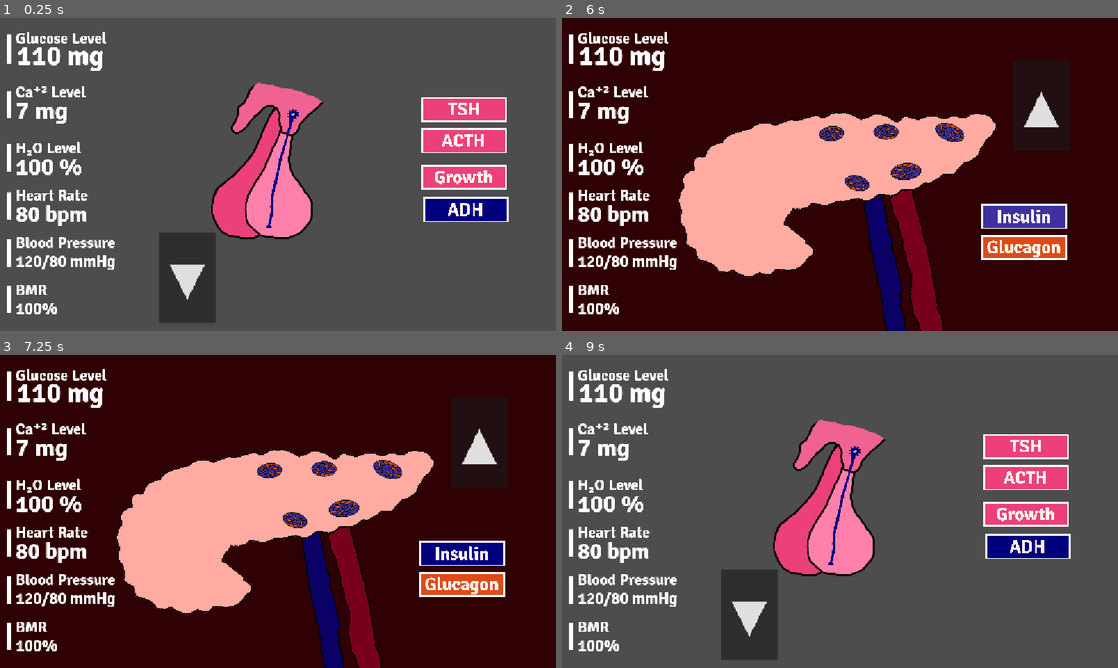
Above: before the commit, frames 1-4 (two rows, left to right).
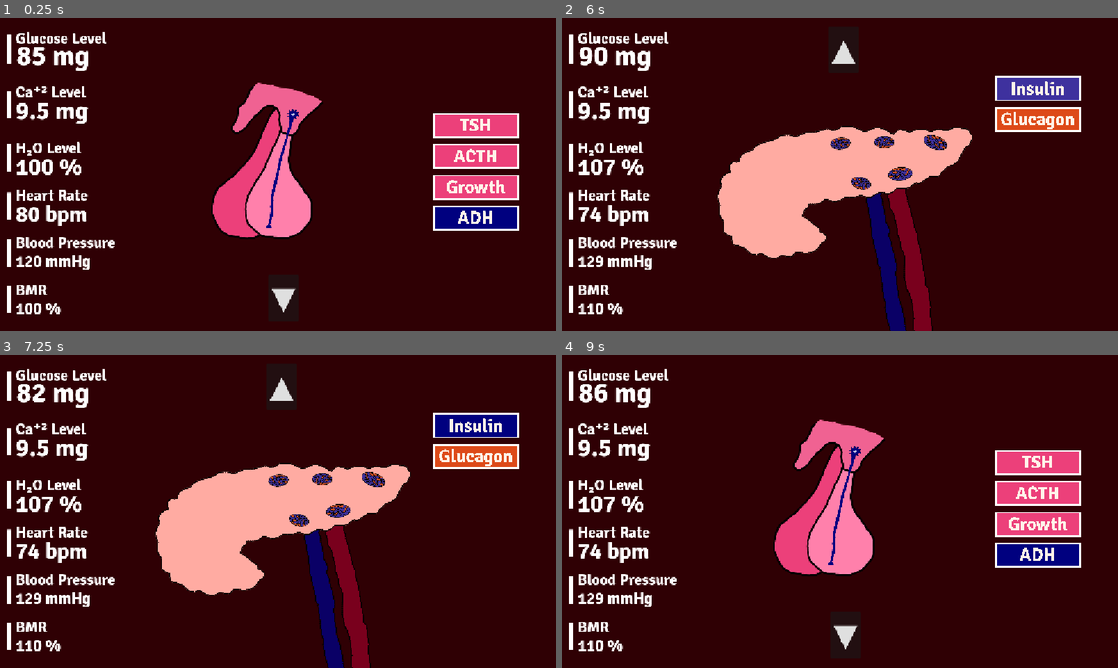
Above: after the commit, the same moments.

Repository: NileKnight1/hormonal-coordination
Game: Godot game, scene res://scenes/general.tscn
The game is run twice, just before and just after one commit, with the same random seed, the same clock (stepped at 60 frames per second) and the same inputs. This scene is started directly instead of the project's main scene.
Inputs (mouse positions are in pixels of both pictures, inside the frame that each line leads up to; where the layout moved, square brackets give the same spot in the first picture):
- Up to frame 1 (0.25 s): no input
- Up to frame 2 (6 s): click (1040, 127) [1023, 111] at 0.5 s; click (1040, 155) [1023, 143] at 1.25 s; click (1040, 187) [1023, 177] at 2 s; click (1040, 218) [1029, 212] at 2.75 s; click "▼" at 3.5 s; click (1040, 111) [1006, 161] at 4.25 s; click (1040, 140) [1006, 193] at 5 s; click "▼" at 5.75 s
- Up to frame 3 (7.25 s): click (478, 426) [461, 555] at 6.5 s
- Up to frame 4 (9 s): click (1040, 458) [1023, 586] at 7.25 s; click "▲" at 8 s; click "▲" at 8.75 s

The runs differ from the first frame. In frame 1, 90% of the frame differs, in the area x 0-100%, y 0-100%; in frame 2, 17%; in frame 3, 17%; in frame 4, 90%.

Commit message:
now buttons are funcitional, i put the base of values chagning

Diff:
--- a/scenes/general.tscn
+++ b/scenes/general.tscn
@@ -50,6 +50,9 @@
 [node name="Node2D" type="Node2D" unique_id=947484268]
 script = ExtResource("1_8jc6d")
 
+[node name="1s" type="Timer" parent="." unique_id=661510197]
+autostart = true
+
 [node name="pituitray" type="Node2D" parent="." unique_id=1770193675]
 
 [node name="Control" type="Control" parent="pituitray" unique_id=550679826]
@@ -58,54 +61,53 @@
 offset_right = 40.0
 offset_bottom = 40.0
 
+[node name="tsh" type="TextureButton" parent="pituitray/Control" unique_id=784328294]
+layout_mode = 0
+offset_left = 320.0
+offset_top = -128.0
+offset_right = 2114.0
+offset_bottom = 437.0
+scale = Vector2(0.1, 0.1)
+texture_normal = ExtResource("13_ra22a")
+texture_pressed = ExtResource("14_a5yvw")
+texture_hover = ExtResource("15_xuum8")
+texture_disabled = ExtResource("16_gcdas")
+
+[node name="acth" type="TextureButton" parent="pituitray/Control" unique_id=661666822]
+layout_mode = 0
+offset_left = 320.0
+offset_top = -63.999996
+offset_right = 2114.0
+offset_bottom = 501.0
+scale = Vector2(0.1, 0.1)
+texture_normal = ExtResource("5_e4sje")
+texture_pressed = ExtResource("6_oxm3m")
+texture_hover = ExtResource("7_kp4ts")
+texture_disabled = ExtResource("8_3bdoe")
+
 [node name="gh" type="TextureButton" parent="pituitray/Control" unique_id=2052726292]
 layout_mode = 0
-offset_left = 295.0
-offset_top = -19.999996
-offset_right = 2089.0
-offset_bottom = 545.0
+offset_left = 320.0
+offset_right = 2114.0
+offset_bottom = 565.0
 scale = Vector2(0.1, 0.1)
 texture_normal = ExtResource("1_me28r")
 texture_pressed = ExtResource("2_tvxeb")
 texture_hover = ExtResource("3_tvt1q")
 texture_disabled = ExtResource("4_2fsnt")
 
-[node name="acth" type="TextureButton" parent="pituitray/Control" unique_id=661666822]
-layout_mode = 0
-offset_left = 295.0
-offset_top = -96.0
-offset_right = 577.0
-offset_bottom = 56.0
-scale = Vector2(0.1, 0.1)
-texture_normal = ExtResource("5_e4sje")
-texture_pressed = ExtResource("6_oxm3m")
-texture_hover = ExtResource("7_kp4ts")
-texture_disabled = ExtResource("8_3bdoe")
-
 [node name="adh" type="TextureButton" parent="pituitray/Control" unique_id=649288863]
 layout_mode = 0
-offset_left = 299.0
-offset_top = 47.000004
-offset_right = 2093.0
-offset_bottom = 612.0
+offset_left = 320.0
+offset_top = 64.0
+offset_right = 2114.0
+offset_bottom = 629.0
 scale = Vector2(0.1, 0.1)
 texture_normal = ExtResource("9_22s7e")
 texture_pressed = ExtResource("10_380ov")
 texture_hover = ExtResource("11_al4n2")
 texture_disabled = ExtResource("12_8jc6d")
 
-[node name="tsh" type="TextureButton" parent="pituitray/Control" unique_id=784328294]
-layout_mode = 0
-offset_left = 296.0
-offset_top = -161.0
-offset_right = 2090.0
-offset_bottom = 404.0
-scale = Vector2(0.1, 0.1)
-texture_normal = ExtResource("13_ra22a")
-texture_pressed = ExtResource("14_a5yvw")
-texture_hover = ExtResource("15_xuum8")
-texture_disabled = ExtResource("16_gcdas")
-
 [node name="Camera2D" type="Camera2D" parent="pituitray" unique_id=1899356882]
 
 [node name="pituitary" type="Sprite2D" parent="pituitray" unique_id=1782039178]
@@ -114,7 +116,6 @@
 texture = ExtResource("17_a7g7g")
 
 [node name="Panel" type="Panel" parent="pituitray" unique_id=1802255149]
-visible = false
 z_index = -1
 offset_left = -581.0
 offset_top = -329.0
@@ -150,10 +151,10 @@
 
 [node name="calcitonin" type="TextureButton" parent="thyroid/Control" unique_id=321136959]
 layout_mode = 0
-offset_left = 254.0
-offset_top = -51.000008
-offset_right = 2048.0
-offset_bottom = 514.0
+offset_left = 320.0
+offset_top = -161.0
+offset_right = 2114.0
+offset_bottom = 404.0
 scale = Vector2(0.1, 0.1)
 texture_normal = ExtResource("19_v2ajq")
 texture_pressed = ExtResource("20_4a8al")
@@ -162,10 +163,10 @@
 
 [node name="parathormone" type="TextureButton" parent="thyroid/Control" unique_id=221597654]
 layout_mode = 0
-offset_left = 254.0
-offset_top = 12.999996
-offset_right = 2048.0
-offset_bottom = 578.0
+offset_left = 320.0
+offset_top = -97.0
+offset_right = 2114.0
+offset_bottom = 468.0
 scale = Vector2(0.1, 0.1)
 texture_normal = ExtResource("23_w80bm")
 texture_pressed = ExtResource("24_i16i5")
@@ -185,9 +186,9 @@
 [node name="pancreas" type="Node2D" parent="." unique_id=1334421306]
 
 [node name="Pancreas" type="Sprite2D" parent="pancreas" unique_id=863849503]
-position = Vector2(-5.000002, 1908.4773)
+position = Vector2(11, 1903.9999)
 rotation = 0.12621231
-scale = Vector2(0.6594907, 0.65949076)
+scale = Vector2(0.5292578, 0.52925783)
 texture = ExtResource("28_ra22a")
 
 [node name="Camera2D" type="Camera2D" parent="pancreas" unique_id=1263554501]
@@ -206,10 +207,10 @@
 
 [node name="insulin" type="TextureButton" parent="pancreas/Node" unique_id=1459100255]
 layout_mode = 0
-offset_left = 291.0
-offset_top = 62.0
-offset_right = 2085.0
-offset_bottom = 627.0
+offset_left = 320.0
+offset_top = -203.47726
+offset_right = 2114.0
+offset_bottom = 361.52274
 scale = Vector2(0.1, 0.1)
 mouse_default_cursor_shape = 2
 texture_normal = ExtResource("29_a5yvw")
@@ -220,10 +221,10 @@
 
 [node name="glucagon" type="TextureButton" parent="pancreas/Node" unique_id=827656411]
 layout_mode = 0
-offset_left = 291.0
-offset_top = 125.0
-offset_right = 2085.0
-offset_bottom = 690.0
+offset_left = 320.0
+offset_top = -140.47726
+offset_right = 2114.0
+offset_bottom = 424.52274
 scale = Vector2(0.1, 0.1)
 mouse_default_cursor_shape = 2
 texture_normal = ExtResource("33_kajyh")
@@ -243,35 +244,35 @@
 metadata/_edit_lock_ = true
 
 [node name="Button" type="Button" parent="." unique_id=116864904]
-offset_left = -247.0
-offset_top = 120.0
-offset_right = -129.0
-offset_bottom = 308.0
-theme_override_font_sizes/font_size = 96
+offset_left = -20.0
+offset_top = 208.0
+offset_right = 43.0
+offset_bottom = 304.0
+theme_override_font_sizes/font_size = 64
 text = "▼"
 
 [node name="Button2" type="Button" parent="." unique_id=1319722827]
-offset_left = -305.0
-offset_top = 923.0
-offset_right = -187.0
-offset_bottom = 1111.0
-theme_override_font_sizes/font_size = 96
+offset_left = -34.0
+offset_top = 1071.0
+offset_right = 29.0
+offset_bottom = 1167.0
+theme_override_font_sizes/font_size = 64
 text = "▼"
 
 [node name="Button3" type="Button" parent="." unique_id=2094907777]
-offset_left = 358.0
-offset_top = 1631.0
-offset_right = 476.0
-offset_bottom = 1819.0
-theme_override_font_sizes/font_size = 96
+offset_left = -24.0
+offset_top = 1561.0
+offset_right = 39.0
+offset_bottom = 1657.0
+theme_override_font_sizes/font_size = 64
 text = "▲"
 
 [node name="Button4" type="Button" parent="." unique_id=11077976]
-offset_left = -300.0
-offset_top = 587.0
-offset_right = -182.0
-offset_bottom = 775.0
-theme_override_font_sizes/font_size = 96
+offset_left = -36.0
+offset_top = 547.0
+offset_right = 27.0
+offset_bottom = 643.0
+theme_override_font_sizes/font_size = 64
 text = "▲"
 
 [node name="CanvasLayer" type="CanvasLayer" parent="." unique_id=1623918248]
@@ -302,7 +303,7 @@
 offset_bottom = 168.54572
 theme_override_fonts/font = ExtResource("37_0txqb")
 theme_override_font_sizes/font_size = 70
-text = "110 mg"
+text = "85 mg"
 vertical_alignment = 1
 
 [node name="Label3" type="Label" parent="CanvasLayer/Control" unique_id=142727152]
@@ -341,7 +342,7 @@
 offset_bottom = 171.0
 theme_override_fonts/font = ExtResource("37_0txqb")
 theme_override_font_sizes/font_size = 63
-text = "7 mg"
+text = "9.5 mg"
 vertical_alignment = 1
 
 [node name="Label3" type="Label" parent="CanvasLayer/Control2" unique_id=519064688]
@@ -458,7 +459,7 @@
 offset_bottom = 171.0
 theme_override_fonts/font = ExtResource("37_0txqb")
 theme_override_font_sizes/font_size = 41
-text = "120/80 mmHg"
+text = "120 mmHg"
 vertical_alignment = 1
 
 [node name="Label3" type="Label" parent="CanvasLayer/Control5" unique_id=1768839024]
@@ -497,7 +498,7 @@
 offset_bottom = 171.0
 theme_override_fonts/font = ExtResource("37_0txqb")
 theme_override_font_sizes/font_size = 41
-text = "100%"
+text = "100 %"
 vertical_alignment = 1
 
 [node name="Label3" type="Label" parent="CanvasLayer/Control6" unique_id=1892328364]
@@ -510,6 +511,15 @@
 theme_override_font_sizes/font_size = 74
 text = "|"
 
+[connection signal="timeout" from="1s" to="." method="_on_s_timeout"]
+[connection signal="pressed" from="pituitray/Control/tsh" to="." method="_on_tsh_pressed"]
+[connection signal="pressed" from="pituitray/Control/acth" to="." method="_on_acth_pressed"]
+[connection signal="pressed" from="pituitray/Control/gh" to="." method="_on_gh_pressed"]
+[connection signal="pressed" from="pituitray/Control/adh" to="." method="_on_adh_pressed"]
+[connection signal="pressed" from="thyroid/Control/calcitonin" to="." method="_on_calcitonin_pressed"]
+[connection signal="pressed" from="thyroid/Control/parathormone" to="." method="_on_parathormone_pressed"]
+[connection signal="pressed" from="pancreas/Node/insulin" to="." method="_on_insulin_pressed"]
+[connection signal="pressed" from="pancreas/Node/glucagon" to="." method="_on_glucagon_pressed"]
 [connection signal="pressed" from="Button" to="." method="_on_button_pressed"]
 [connection signal="pressed" from="Button2" to="." method="_on_button2_pressed"]
 [connection signal="pressed" from="Button3" to="." method="_on_button3_pressed"]
--- a/scripts/general.gd
+++ b/scripts/general.gd
@@ -3,33 +3,87 @@
 @onready var cam_pituitary = $pituitray/Camera2D
 @onready var cam_thyroid = $thyroid/Camera2D
 @onready var cam_pancreas = $pancreas/Camera2D
+@onready var timer_1s = $"1s"
 
 
-# Called when the node enters the scene tree for the first time.
+@onready var label_glucose = $CanvasLayer/Control/Label2
+@onready var label_calcium = $CanvasLayer/Control2/Label2
+@onready var label_water = $CanvasLayer/Control3/Label2
+@onready var label_hr = $CanvasLayer/Control4/Label2
+@onready var label_bp = $CanvasLayer/Control5/Label2
+@onready var label_bmr = $CanvasLayer/Control6/Label2
+
+var glucose = 85
+var calcium = 95.0
+var water = 100
+var hr = 70
+var bp = 120
+var bmr = 100
+
+
+
 func _ready() -> void:
 	pass # Replace with function body.
 
-
-# Called every frame. 'delta' is the elapsed time since the previous frame.
 func _process(delta: float) -> void:
 	pass
+
+
+func _on_s_timeout() -> void:
+	label_glucose.text = str(glucose) + " mg"
+	label_calcium.text = str(calcium/10) + " mg"
+	label_water.text = str(water) + " %"
+	label_hr.text = str(hr) + " bpm"
+	label_bp.text = str(bp) + " mmHg"
+	label_bmr.text = str(bmr) + " %"
 
 
 func _on_button_pressed() -> void:
 	cam_pituitary.enabled = 0
 	cam_thyroid.enabled = 1
-
-
 func _on_button2_pressed() -> void:
 	cam_thyroid.enabled = 0
 	cam_pancreas.enabled = 1
-
-
 func _on_button3_pressed() -> void:
 	cam_thyroid.enabled = 1
 	cam_pancreas.enabled = 0
-
-
 func _on_button4_pressed() -> void:
 	cam_pituitary.enabled = 1
 	cam_thyroid.enabled = 0
+
+
+
+
+func _on_tsh_pressed() -> void:
+	hr += 3
+	bp += 2
+	bmr += 5
+
+func _on_acth_pressed() -> void:
+	glucose += 3
+	water += 1
+	hr += 1
+	bp += 3
+	bmr += 2
+
+func _on_gh_pressed() -> void:
+	glucose += 2
+	water += 1
+	bp += 1
+	bmr += 3
+
+func _on_adh_pressed() -> void:
+	water += 5
+	bp += 3
+
+func _on_calcitonin_pressed() -> void:
+	calcium -= 2
+
+func _on_parathormone_pressed() -> void:
+	calcium += 2
+
+func _on_insulin_pressed() -> void:
+	glucose -= 8
+
+func _on_glucagon_pressed() -> void:
+	glucose += 4
